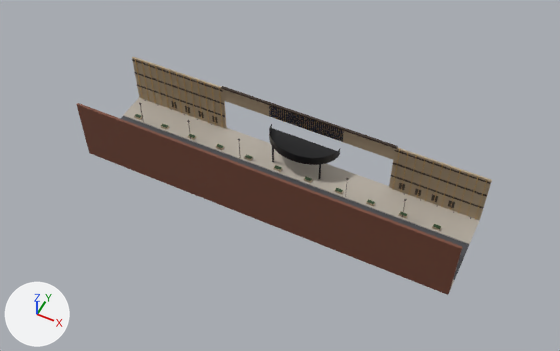
One commit to the glTF model www/bake/street.glb: the scene before it, then after it.
Camera for both pictures: a 50 mm lens placed at (52.7, -137.3, 138.5), pointed at (1.0, -33.8, 9.2). The axes (+X, +Y, +Z) are drawn at lower left. The lights are the same throughout. The older version comes first. Vertices at exactly the same position are counted once.

Names of what the first picture shows: 'street'.
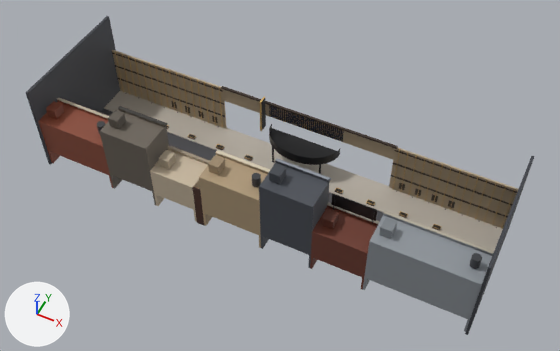
Changed parts and their boxes (x1, y1, x2, y2) in the pictures (560 x 351 px; the box of a moved part takes in the faces that stretch with it):
'street', reshaped (23% wider, 34% taller)
    before: (76, 57, 492, 295)
    after: (25, 16, 535, 335)
part 1 of me_street, moved or reshaped
    before: (120, 116, 469, 280)
    after: (100, 109, 383, 221)
part 2 of me_street, rebuilt (18% wider, 20% taller)
    before: (76, 103, 462, 295)
    after: (38, 101, 493, 332)
part 3 of me_street, deleted
    before: (139, 100, 471, 219)
part 4 of me_street, built on
    before: (123, 57, 492, 244)
    after: (25, 16, 535, 335)

Diff of the bpy script that builds the scene:
```diff
--- a/www/bake/street.glb.py
+++ b/www/bake/street.glb.py
@@ me_street @@
 # used by ob_street; location = (0.0, 0.0, 0.0)
-me_street.from_pydata(...)  # 1596 vertices, 2502 faces; spans x -48.0..44.0, y -40.6..-18.0, z -0.4..16.0
+me_street.from_pydata(...)  # 13261 vertices, 20490 faces; spans x -54.6..50.6, y -48.0..-17.0, z -0.4..23.3
+# me_street part 1: the loose piece of 12 vertices spanning x -48.0..44.0, y -36.6..-26.0, z -0.4..-0.2 is scaled about its middle by (1.13, 1, 1)
+# me_street part 2: the loose piece of 14 vertices spanning x -48.0..44.0, y -40.6..-36.6, z -0.3..16.0 is rebuilt with 231 vertices and now spans x -54.0..50.0, y -47.6..-39.6, z -0.3..20.7
+# me_street part 3: 21 loose pieces with 248 vertices, spanning x -46.1..42.1, y -25.9..-18.6, z 0.0..6.3, are deleted
+# me_street part 4: 174 vertices removed from x -48.0..44.0, y -26.0..-18.0, z -0.3..13.5; 11590 vertices added at x -54.6..50.6, y -48.0..-17.0, z -0.3..23.3
+# other edits to the shape of me_street do not show in these pictures
 me_street.materials.append(mat_defaultmaterial)
```
